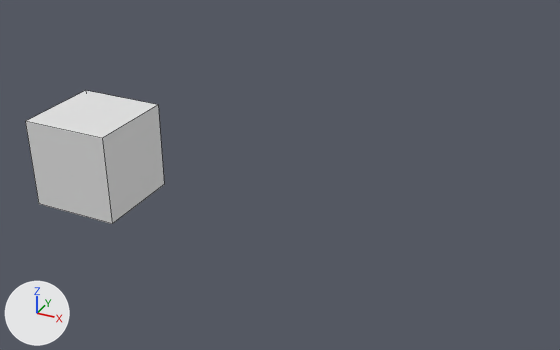
Before and after pictures for a commit that changed the Blender file Untitled.blend.
The view is the same before and after, from a 50 mm lens placed at (10.42, -12.25, 7.5), pointed at (4.5, -0.03, 0.51). Lighting does not change. The marker at lower left points along +X, +Y and +Z. The picture after the commit comes second. Mesh edges are drawn as thin lines.
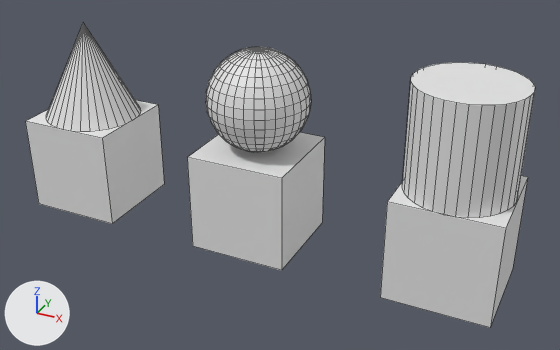
The newer file is also turned or shifted as a whole; pictures and numbers use the older file's frame.

The change, as a list of edits to the scene's bpy script:
```text
Add mat_material_002:
    mat_material_002 = principled_material('Material.002')
    mat_material_002.base_color = (0.8, 0.8, 0.8)  # white #e7e7e7
Add mat_material_001:
    mat_material_001 = principled_material('Material.001')
    mat_material_001.base_color = (0.8, 0.8, 0.8)  # white #e7e7e7
Add me_cylinder:
    me_cylinder.from_pydata(...)  # a 32-sided cylinder along z spanning x -1.0..1.0, y -1.0..1.0, z -1.0..1.0
Add me_cube_002:
    me_cube_002.from_pydata(...)  # a box spanning x -1.0..1.0, y -1.0..1.0, z -1.0..1.0
    me_cube_002.materials.append(mat_material_002)  # white #e7e7e7
Add me_sphere:
    me_sphere.from_pydata(...)  # a UV sphere (32 segments, 16 rings, poles along z) spanning x -1.0..1.0, y -1.0..1.0, z -1.0..1.0
Add me_cube_001:
    me_cube_001.from_pydata(...)  # a box spanning x -1.0..1.0, y -1.0..1.0, z -1.0..1.0
    me_cube_001.materials.append(mat_material_001)  # white #e7e7e7
Add me_cone:
    me_cone.from_pydata(...)  # a 32-sided cone pointing to +z spanning x -1.0..1.0, y -1.0..1.0, z -1.0..1.0
Add ob_cylinder:
    ob_cylinder = bpy.data.objects.new('Cylinder', me_cylinder)
    ob_cylinder.location = (7.99, 0.01, 1.99)
Add ob_cube3:
    ob_cube3 = bpy.data.objects.new('Cube3', me_cube_002)
    ob_cube3.location = (8.0, 0.0, 0.0)
Add ob_sphere:
    ob_sphere = bpy.data.objects.new('Sphere', me_sphere)
    ob_sphere.location = (4.02, 0.01, 1.99)
Add ob_cube2:
    ob_cube2 = bpy.data.objects.new('Cube2', me_cube_001)
    ob_cube2.location = (4.0, 0.0, 0.0)
Add ob_cone:
    ob_cone = bpy.data.objects.new('Cone', me_cone)
    ob_cone.location = (0.0, 0.01, 1.99)
```

Location of each change, [x1, y1, x2, y2] in pixels of the pictures (560 x 350 px):
'Cylinder', added
    after: [402, 62, 535, 217]
'Cube2', added
    after: [187, 132, 325, 270]
'Cube3', added
    after: [380, 176, 528, 328]
'Sphere', added
    after: [206, 47, 311, 152]
'Cone', added
    after: [46, 23, 140, 131]
